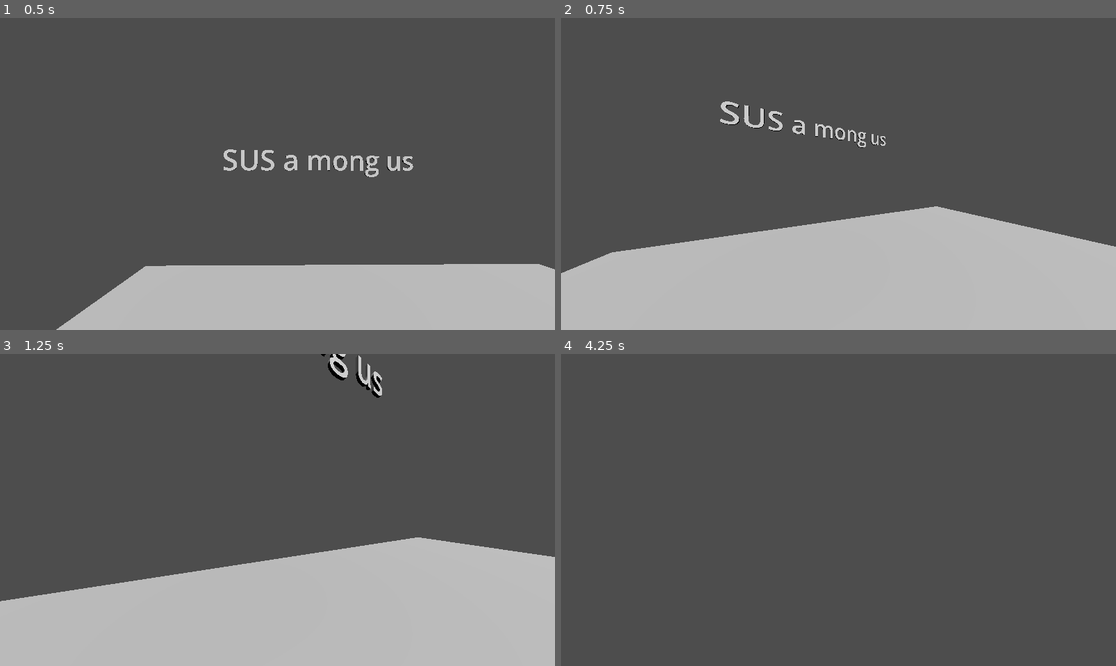
Above: before the commit, frames 1-4 (two rows, left to right).
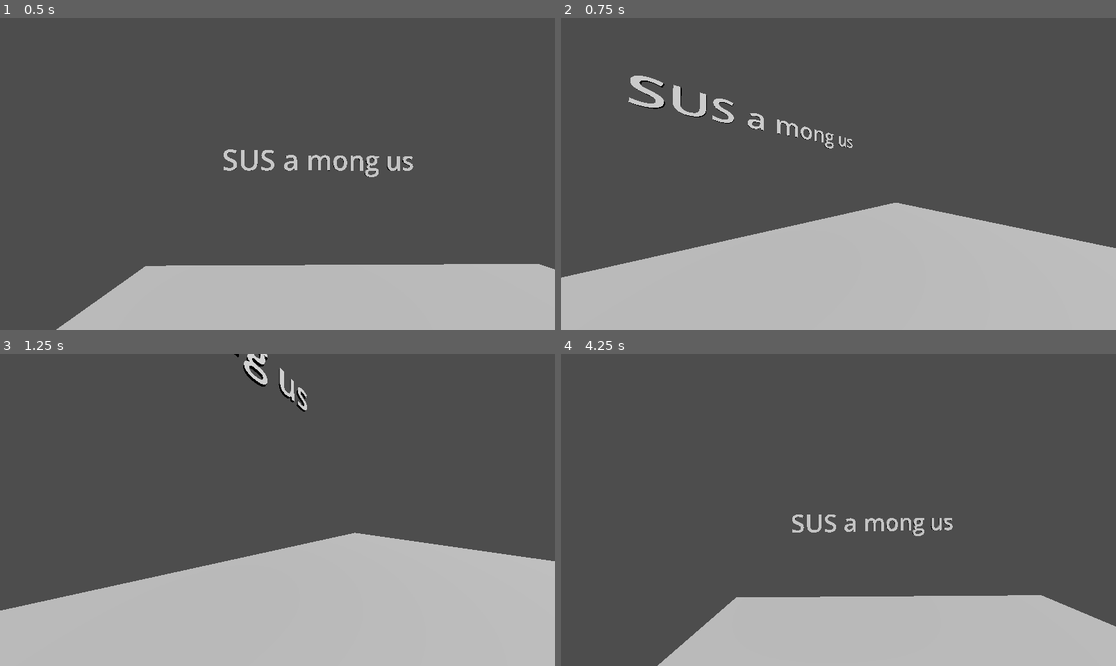
Above: after the commit, the same moments.

Repository: blakawt/cross-the-bridge
Game: Godot game, scene res://node_3d.tscn
The game is run twice, just before and just after one commit, with the same random seed, the same clock (stepped at 60 frames per second) and the same inputs.
Inputs (mouse positions are in pixels of both pictures, inside the frame that each line leads up to):
- Up to frame 1 (0.5 s): no input
- Up to frame 2 (0.75 s): tap Enter (ui_accept) at 0.5 s; move the mouse to (866, 174) at 0.52 s; hold Up (ui_up) from 0.53 s (still down); hold Shift (RUN) from 0.53 s (still down)
- Up to frame 3 (1.25 s): keep holding Up (ui_up); keep holding Shift (RUN); tap Enter (ui_accept) at 0.77 s
- Up to frame 4 (4.25 s): keep holding Up (ui_up); move the mouse to (810, 510) at 1.27 s; release Shift (RUN) at 1.28 s; tap Shift (RUN) at 1.35, 2.85 s; tap Enter (ui_accept) at 1.52, 2.75, 3.02, 3.5, 3.77 s; move the mouse to (849, 503) at 2.02 s; hold Shift (RUN) 2.03-2.78 s; move the mouse to (832, 516) at 2.77 s; move the mouse to (877, 513) at 3.52 s; hold Shift (RUN) from 3.53 s (still down)

Frame 1 is identical in both runs. In frame 2, 3.1% of the frame differs, in the area x 0-100%, y 18-84%; in frame 3, 2.8%; in frame 4, 17%, in the area x 17-100%, y 51-100%.

Commit message:
fahhhhhhhh

Diff:
--- a/CharacterBody3D.gd
+++ b/CharacterBody3D.gd
@@ -6,6 +6,7 @@
 @export var sensivity = 0.3
 var fov = false
 var lerp_speed= 1
+const VOID_Y = -20.0
 
 
 func _ready():
@@ -52,6 +53,9 @@
 
 	move_and_slide()
 
+	if global_position.y < VOID_Y:
+		get_tree().reload_current_scene()
+
 
 func _on_area_3d_body_entered(body):
 	if body.name=="player":
--- a/node_3d.tscn
+++ b/node_3d.tscn
@@ -52,4 +52,3 @@
 [node name="Fahhhhhhhhhhhhhh" type="AudioStreamPlayer3D" parent="." unique_id=238335496]
 transform = Transform3D(1, 0, 0, 0, 1, 0, 0, 0, 1, -14.481331, 0.24087143, -21.884375)
 stream = ExtResource("2_noarx")
-autoplay = true
--- a/project.godot
+++ b/project.godot
@@ -17,10 +17,14 @@
 config/name="FirstPersonTemplate"
 run/main_scene="res://node_3d.tscn"
 config/features=PackedStringArray("4.6", "Forward Plus")
+boot_splash/stretch_mode=4
+boot_splash/image="uid://cge2pij8h8lw8"
 config/icon="uid://dfi28xjblvcaw"
 
 [display]
 
+window/size/viewport_width=1920
+window/size/viewport_height=1080
 window/size/mode=2
 
 [editor_plugins]
Binary file added: icon.png
Not shown, added: icon.png.import
